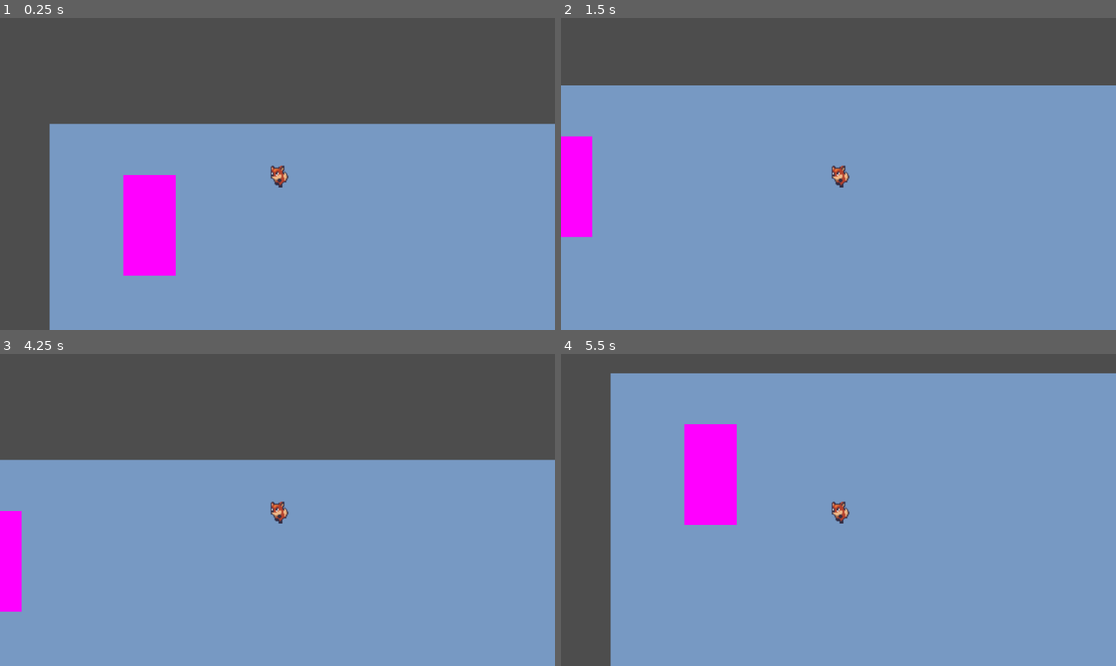
Above: before the commit, frames 1-4 (two rows, left to right).
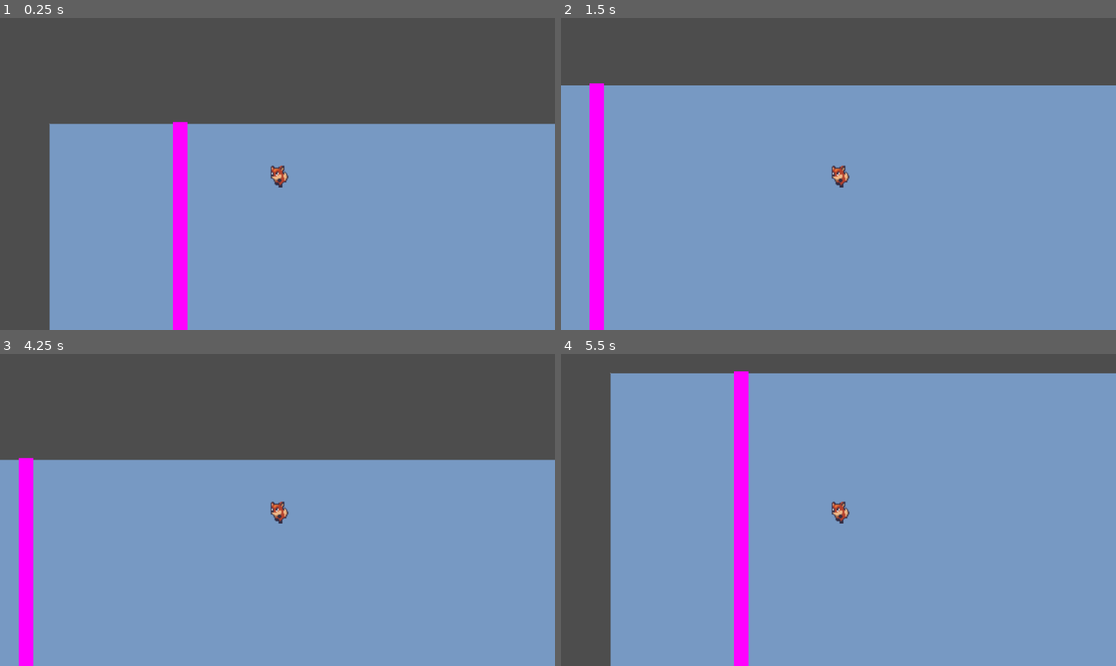
Above: after the commit, the same moments.

Repository: breadlofe/NotMedicine
Game: Godot game, scene res://scenes/game.tscn
Two runs of this game, one before a commit and one after it. Both use one fixed random seed, a clock stepped at 60 frames per second and the inputs below. This scene is started directly instead of the project's main scene.
Inputs:
- Up to frame 1 (0.25 s): no input
- Up to frame 2 (1.5 s): tap Enter at 0.5 s; hold D (move_right) 0.53-1.28 s; hold S (move_down) from 1.28 s (still down)
- Up to frame 3 (4.25 s): release S (move_down) at 2.03 s; hold D (move_right) 2.03-2.78 s; tap Space at 2.75 s; hold W (move_up) 2.78-3.53 s; hold A (move_left) from 3.53 s (still down)
- Up to frame 4 (5.5 s): release A (move_left) at 5.03 s; hold S (move_down) from 5.03 s (still down)

The runs differ from the first frame. In frame 1, 4.5% of the frame differs, in the area x 8-34%, y 33-100%; in frame 2, 3.6%; in frame 3, 2.7%; in frame 4, 5.2%, in the area x 8-34%, y 5-100%.

Commit message:
a quarter level

Diff:
--- a/scenes/floor_1.tscn
+++ b/scenes/floor_1.tscn
@@ -1,8 +1,25 @@
-[gd_scene load_steps=2 format=3 uid="uid://f574280np1ko"]
+[gd_scene load_steps=5 format=3 uid="uid://f574280np1ko"]
 
 [ext_resource type="PackedScene" uid="uid://s5onyip10cg6" path="res://scenes/wall_test.tscn" id="1_2ddma"]
+[ext_resource type="Texture2D" uid="uid://6x3ivh1m76va" path="res://sprites/Floor_Test.png" id="1_pbvdp"]
+
+[sub_resource type="BoxMesh" id="BoxMesh_8gkys"]
+
+[sub_resource type="TileSet" id="TileSet_nc1yf"]
+tile_size = Vector2i(256, 256)
 
 [node name="floor1" type="Node2D"]
+
+[node name="MeshInstance2D" type="MeshInstance2D" parent="."]
+mesh = SubResource("BoxMesh_8gkys")
+texture = ExtResource("1_pbvdp")
+
+[node name="TileMap" type="TileMap" parent="."]
+visible = false
+position = Vector2(1192, 1244)
+tile_set = SubResource("TileSet_nc1yf")
+rendering_quadrant_size = 32
+format = 2
 
 [node name="floor_background" type="ColorRect" parent="."]
 offset_right = 3200.0
@@ -10,8 +27,202 @@
 color = Color(0.466667, 0.6, 0.764706, 1)
 
 [node name="wall_test" parent="." instance=ExtResource("1_2ddma")]
-position = Vector2(154, 107)
-
-[node name="wall_test2" parent="." instance=ExtResource("1_2ddma")]
-position = Vector2(1693, 1176)
-scale = Vector2(1.08755, 0.943255)
+position = Vector2(256, -2)
+scale = Vector2(0.28, 3.08)
+
+[node name="wall_test3" parent="." instance=ExtResource("1_2ddma")]
+position = Vector2(192, 608)
+rotation = 1.5708
+scale = Vector2(0.274, 0.94)
+
+[node name="wall_test4" parent="." instance=ExtResource("1_2ddma")]
+position = Vector2(290, 1352)
+rotation = 1.5708
+scale = Vector2(0.28, 1.4)
+
+[node name="wall_test5" parent="." instance=ExtResource("1_2ddma")]
+position = Vector2(290, 1352)
+scale = Vector2(0.28, 0.755511)
+
+[node name="wall_test6" parent="." instance=ExtResource("1_2ddma")]
+position = Vector2(290, 1576)
+scale = Vector2(0.28, 1.35551)
+
+[node name="wall_test7" parent="." instance=ExtResource("1_2ddma")]
+position = Vector2(0, 1856)
+rotation = -1.5708
+scale = Vector2(0.28, 1.07551)
+
+[node name="wall_test8" parent="." instance=ExtResource("1_2ddma")]
+position = Vector2(290, 1920)
+scale = Vector2(0.28, 1.55551)
+
+[node name="wall_test9" parent="." instance=ExtResource("1_2ddma")]
+position = Vector2(216, 2216)
+rotation = 1.5708
+scale = Vector2(0.28, 1.03551)
+
+[node name="wall_test10" parent="." instance=ExtResource("1_2ddma")]
+position = Vector2(288, 2335)
+scale = Vector2(0.28, 2.71552)
+
+[node name="wall_test11" parent="." instance=ExtResource("1_2ddma")]
+position = Vector2(320, 2880)
+rotation = 1.5708
+scale = Vector2(0.28, 1.55551)
+
+[node name="wall_test12" parent="." instance=ExtResource("1_2ddma")]
+position = Vector2(576, 2877)
+rotation = 1.5708
+scale = Vector2(0.28, 0.915514)
+
+[node name="wall_test13" parent="." instance=ExtResource("1_2ddma")]
+position = Vector2(568, 2877)
+scale = Vector2(0.28, 1.23551)
+
+[node name="wall_test14" parent="." instance=ExtResource("1_2ddma")]
+position = Vector2(384, 2336)
+scale = Vector2(0.28, 2.3)
+
+[node name="wall_test15" parent="." instance=ExtResource("1_2ddma")]
+position = Vector2(760, 3104)
+rotation = 1.5708
+scale = Vector2(0.28, 0.915514)
+
+[node name="wall_test16" parent="." instance=ExtResource("1_2ddma")]
+position = Vector2(1344, 3104)
+rotation = 1.5708
+scale = Vector2(0.28, 2.47552)
+
+[node name="wall_test17" parent="." instance=ExtResource("1_2ddma")]
+position = Vector2(1920, 3104)
+rotation = 1.5708
+scale = Vector2(0.28, 2.47552)
+
+[node name="wall_test18" parent="." instance=ExtResource("1_2ddma")]
+position = Vector2(2872, 3104)
+rotation = 1.5708
+scale = Vector2(0.28, 4.27552)
+
+[node name="wall_test19" parent="." instance=ExtResource("1_2ddma")]
+position = Vector2(2944, 3136)
+scale = Vector2(0.28, 0.31552)
+
+[node name="wall_test20" parent="." instance=ExtResource("1_2ddma")]
+position = Vector2(2944, 2944)
+scale = Vector2(0.28, 0.63552)
+
+[node name="wall_test21" parent="." instance=ExtResource("1_2ddma")]
+position = Vector2(2944, 2816)
+scale = Vector2(0.28, 0.31552)
+
+[node name="wall_test22" parent="." instance=ExtResource("1_2ddma")]
+position = Vector2(3136, 2816)
+rotation = 1.5708
+scale = Vector2(0.28, 0.915515)
+
+[node name="wall_test23" parent="." instance=ExtResource("1_2ddma")]
+position = Vector2(2944, 2560)
+scale = Vector2(0.28, 1.27552)
+
+[node name="wall_test24" parent="." instance=ExtResource("1_2ddma")]
+position = Vector2(3200, 2559)
+rotation = 1.5708
+scale = Vector2(0.28, 1.55552)
+
+[node name="wall_test25" parent="." instance=ExtResource("1_2ddma")]
+position = Vector2(3200, 2336)
+rotation = 1.5708
+scale = Vector2(0.28, 1.55552)
+
+[node name="wall_test26" parent="." instance=ExtResource("1_2ddma")]
+position = Vector2(3200, 2080)
+rotation = 1.5708
+scale = Vector2(0.28, 1.55552)
+
+[node name="wall_test27" parent="." instance=ExtResource("1_2ddma")]
+position = Vector2(2816, 2560)
+rotation = 1.5708
+scale = Vector2(0.28, 0.315515)
+
+[node name="wall_test28" parent="." instance=ExtResource("1_2ddma")]
+position = Vector2(2878, 2877)
+rotation = 1.5708
+scale = Vector2(0.28, 0.6)
+
+[node name="wall_test29" parent="." instance=ExtResource("1_2ddma")]
+position = Vector2(2848, 2888)
+scale = Vector2(0.28, 1.18435)
+
+[node name="wall_test30" parent="." instance=ExtResource("1_2ddma")]
+position = Vector2(2848, 2888)
+scale = Vector2(0.28, 1.18435)
+
+[node name="wall_test31" parent="." instance=ExtResource("1_2ddma")]
+position = Vector2(1792, 2880)
+scale = Vector2(0.28, 1.18435)
+
+[node name="wall_test32" parent="." instance=ExtResource("1_2ddma")]
+position = Vector2(2688, 2877)
+rotation = 1.5708
+scale = Vector2(0.28, 6.15)
+
+[node name="wall_test33" parent="." instance=ExtResource("1_2ddma")]
+position = Vector2(1216, 2879)
+scale = Vector2(0.28, 1.18435)
+
+[node name="wall_test34" parent="." instance=ExtResource("1_2ddma")]
+position = Vector2(1344, 2878)
+rotation = 1.5708
+scale = Vector2(0.28, 3.64)
+
+[node name="wall_test35" parent="." instance=ExtResource("1_2ddma")]
+position = Vector2(1224, 2992)
+rotation = 1.5708
+scale = Vector2(0.28, 1.26118)
+
+[node name="wall_test36" parent="." instance=ExtResource("1_2ddma")]
+position = Vector2(2720, 2432)
+scale = Vector2(0.28, 1.85)
+
+[node name="wall_test37" parent="." instance=ExtResource("1_2ddma")]
+position = Vector2(2728, 2784)
+rotation = 1.5708
+scale = Vector2(0.28, 1.13453)
+
+[node name="wall_test38" parent="." instance=ExtResource("1_2ddma")]
+position = Vector2(2816, 2336)
+rotation = 1.5708
+scale = Vector2(0.28, 11.6)
+
+[node name="wall_test39" parent="." instance=ExtResource("1_2ddma")]
+position = Vector2(2432, 2784)
+rotation = 1.5708
+scale = Vector2(0.28, 2.46533)
+
+[node name="wall_test40" parent="." instance=ExtResource("1_2ddma")]
+position = Vector2(1856, 2784)
+rotation = 1.5708
+scale = Vector2(0.28, 2.46533)
+
+[node name="wall_test41" parent="." instance=ExtResource("1_2ddma")]
+position = Vector2(1280, 2784)
+rotation = 1.5708
+scale = Vector2(0.28, 2.46533)
+
+[node name="wall_test42" parent="." instance=ExtResource("1_2ddma")]
+position = Vector2(704, 2784)
+rotation = 1.5708
+scale = Vector2(0.28, 1.52567)
+
+[node name="wall_test43" parent="." instance=ExtResource("1_2ddma")]
+position = Vector2(2184, 2336)
+scale = Vector2(0.28, 2.30786)
+
+[node name="wall_test44" parent="." instance=ExtResource("1_2ddma")]
+position = Vector2(1608, 2335)
+scale = Vector2(0.28, 2.30786)
+
+[node name="wall_test45" parent="." instance=ExtResource("1_2ddma")]
+position = Vector2(912, 2336)
+scale = Vector2(0.28, 2.30786)
--- a/scenes/player.tscn
+++ b/scenes/player.tscn
@@ -6,7 +6,7 @@
 [sub_resource type="RectangleShape2D" id="RectangleShape2D_62y7u"]
 size = Vector2(256, 289)
 
-[node name="player" type="CharacterBody2D" groups=["player_group"]]
+[node name="player" type="CharacterBody2D"]
 scale = Vector2(0.144047, 0.15595)
 script = ExtResource("1_7g2va")
 
--- a/scenes/wall_test.tscn
+++ b/scenes/wall_test.tscn
@@ -21,5 +21,5 @@
 texture = SubResource("ImageTexture_tgx66")
 
 [node name="CollisionShape2D" type="CollisionShape2D" parent="."]
-position = Vector2(53.5, 103)
+position = Vector2(53.75, 103.75)
 shape = SubResource("RectangleShape2D_hirac")
Binary file added: sprites/Floor_Test.png
Not shown, added: sprites/Floor_Test.png.import
